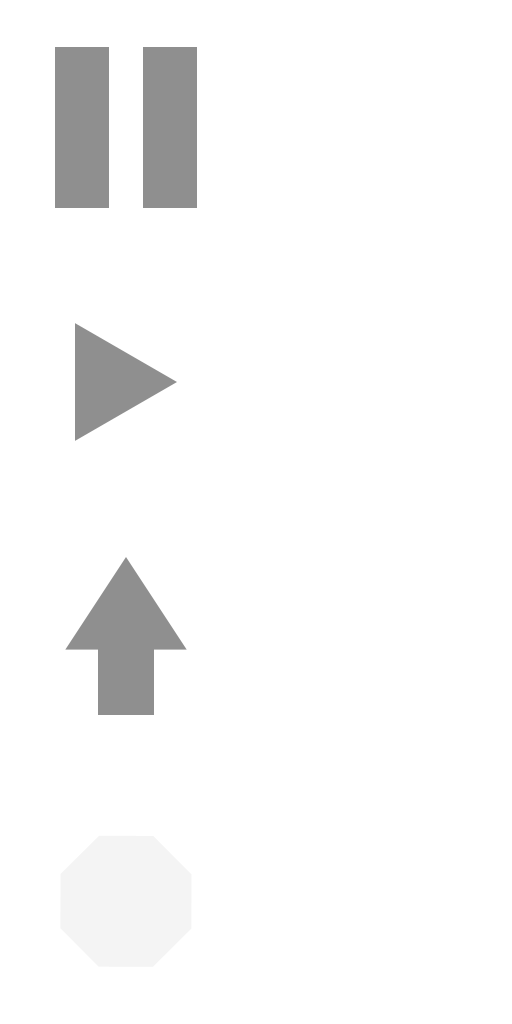
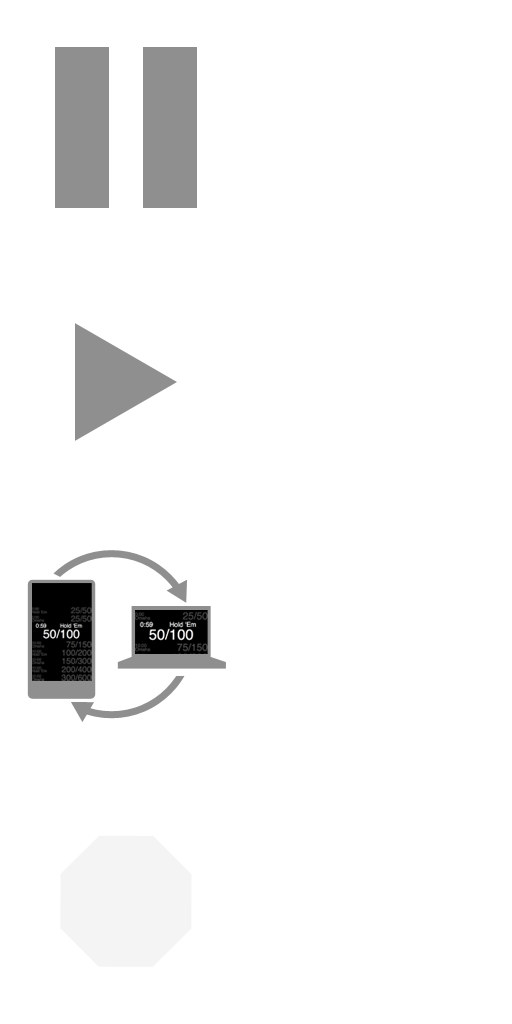
Comparing the layer stacks of the two 512 × 1024 images. Changes:
added group "share" with 6 layers above "Shape 2" over [27, 550, 226, 722]
added layer "Layer 1" in group "share" over [32, 583, 92, 681]
added layer "Layer 2" in group "share" over [135, 610, 208, 654]
added layer "Shape 6" in group "share" over [27, 579, 96, 699]
moved "Shape 3" into group "share", painted on it over [65, 557, 226, 715]
added layer "Shape 8" in group "share" over [70, 579, 188, 722]
added layer "Shape 7" in group "share" over [53, 550, 185, 719]
